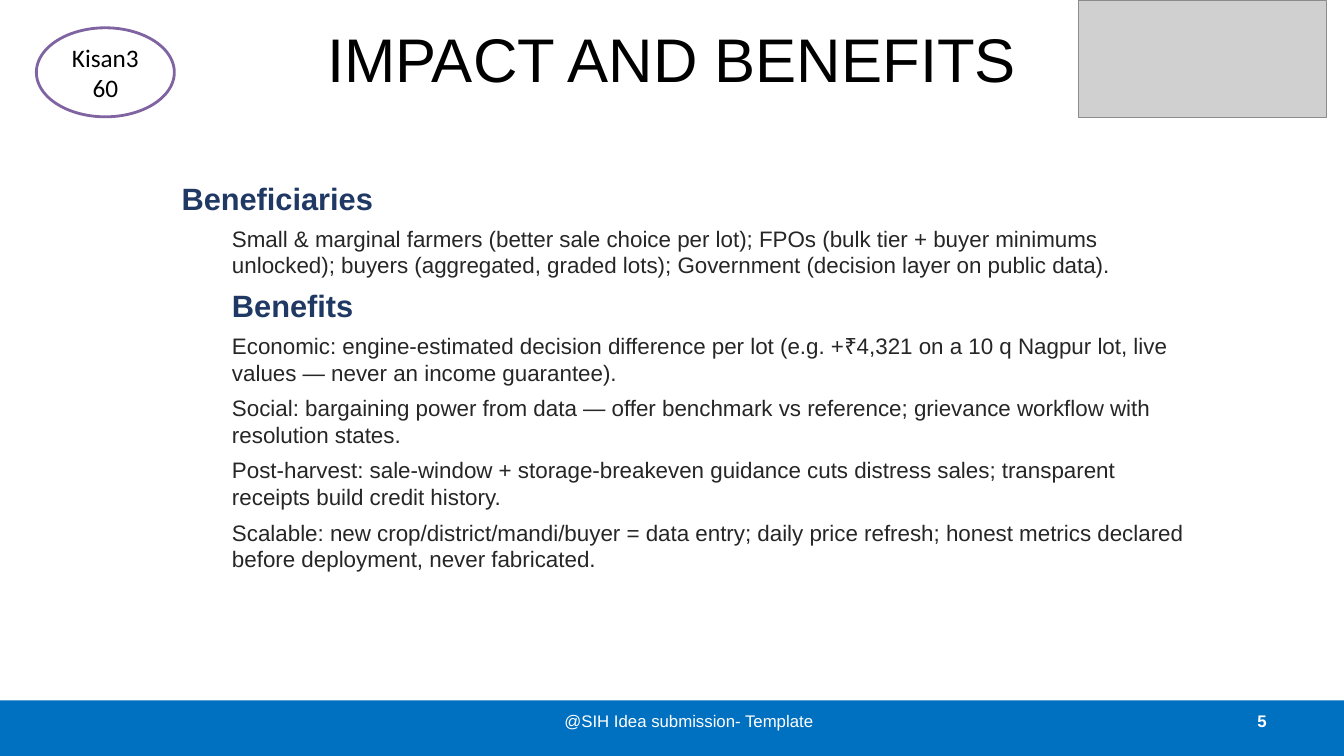
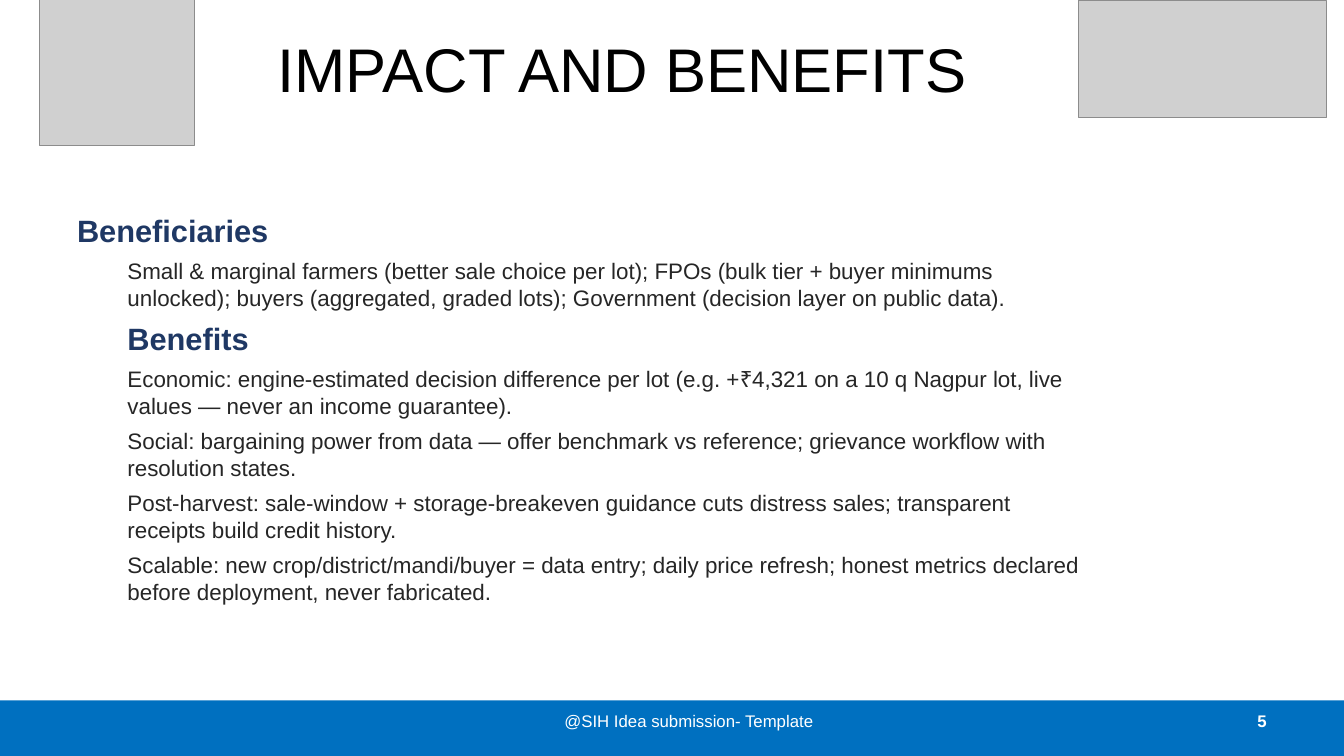
Before and after one commit to Kissan-360/Kisan360_new, a slide deck: slide 5 of Kisan360_SIH26132_Idea_PPT.pptx. Drawn at 1344x756 pixels with LibreOffice and Linux fonts; fonts in the diff are those of the drawing; grey boxes stand for pictures. Boxes give left, top, right and bottom in pixels: in the first picture for what was removed or moved away, otherwise in the second. Text is boxed around its words. In the diff, an @@ line names an element or a change of style, - is before the commit and + after.

```diff
--- a/Kisan360_SIH26132_Idea_PPT.pptx
+++ b/Kisan360_SIH26132_Idea_PPT.pptx
@@ title "IMPACT AND BENEFITS" moved from (x1=327, y1=39, x2=1016, y2=83) to (x1=278, y1=49, x2=966, y2=93) @@
@@ ellipse removed at (x1=36, y1=28, x2=174, y2=117) @@
-Kisan360
@@ picture added at (x1=39, y1=0, x2=195, y2=146) @@
@@ text "Beneficiaries" moved from (x1=182, y1=187, x2=1183, y2=572) to (x1=77, y1=219, x2=1079, y2=605) @@
```
Also in this commit, not shown: 4 other slides changed, 11 other files.
